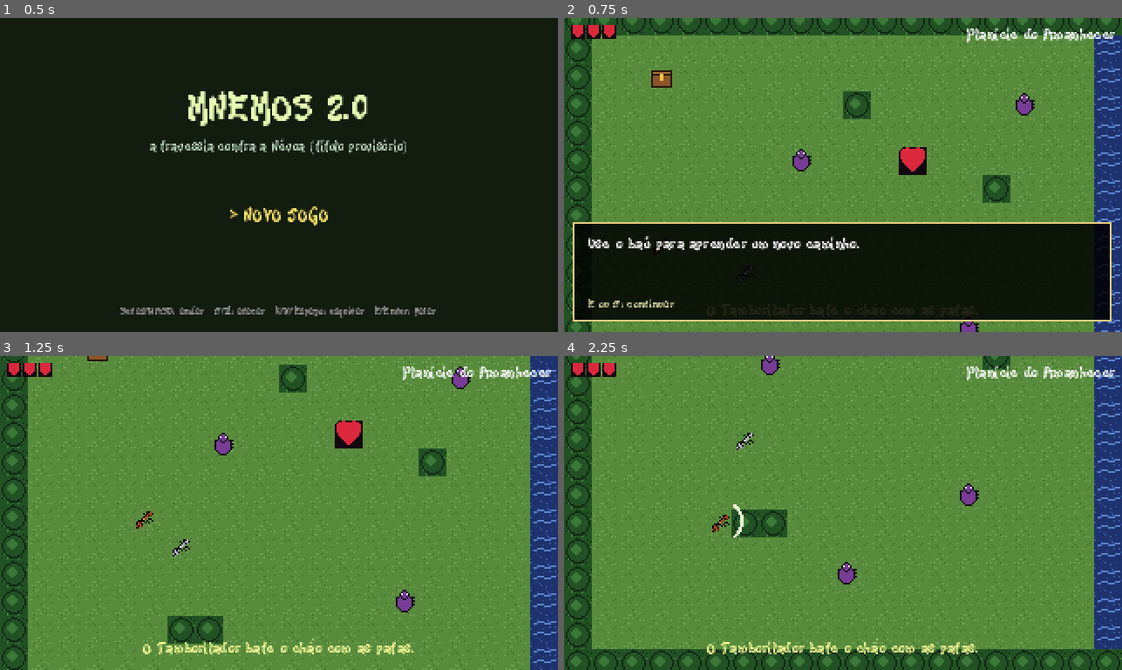
Above: before the commit, frames 1-4 (two rows, left to right).
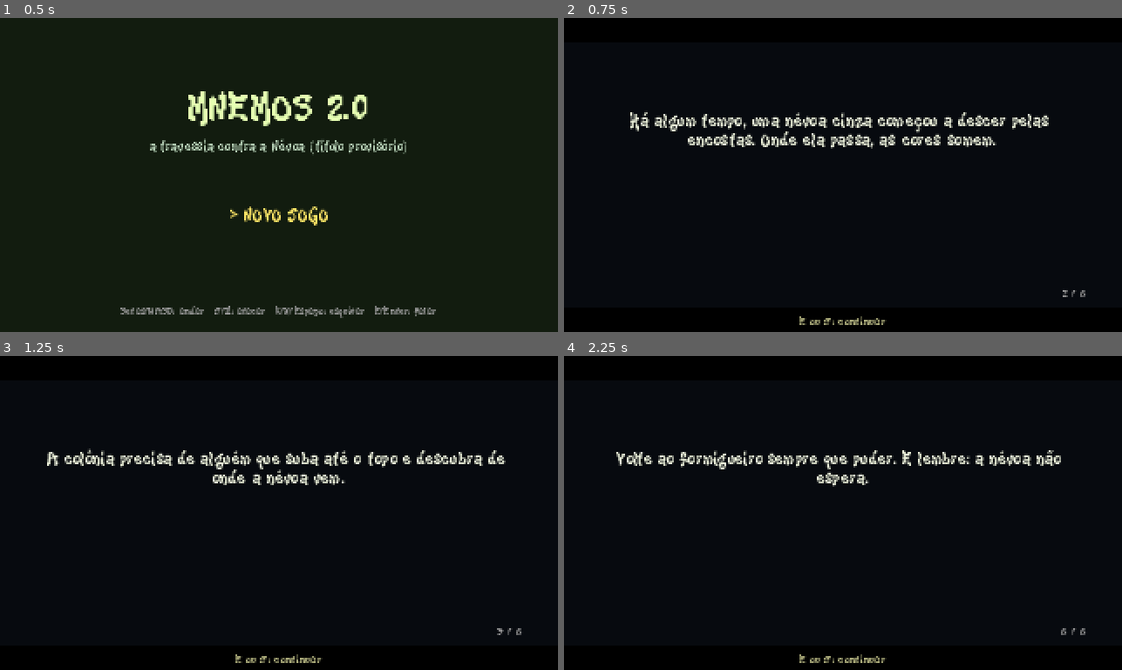
Above: after the commit, the same moments.

Repository: vicentexk/Mnemos-2.0
Game: Godot game, scene res://scenes/main.tscn
Two runs of this game, one before a commit and one after it. Both use one fixed random seed, a clock stepped at 60 frames per second and the inputs below.
Inputs:
- Up to frame 1 (0.5 s): no input
- Up to frame 2 (0.75 s): tap Enter at 0.5 s; hold D (move_right) from 0.53 s (still down); tap J (attack) at 0.6 s
- Up to frame 3 (1.25 s): keep holding D (move_right); tap Space at 0.77 s; tap E (talk) at 0.8 s
- Up to frame 4 (2.25 s): release D (move_right) at 1.28 s; hold S (move_down) 1.28-2.03 s; tap E (talk) at 1.35 s; tap Space at 1.52 s; tap J (attack) at 1.55, 2.1 s; hold D (move_right) from 2.03 s (still down)

Frame 1 is identical in both runs. In frame 2, 72% of the frame differs, in the area x 0-100%, y 0-100%; in frame 3, 99%; in frame 4, 100%.

Commit message:
Primeiro trecho: cutscene inicial, monólitos de save, volta ao último monólito e animação provisória
Co-authored-by: arena-agent <297053741+arena-agent@users.noreply.github.com>

Diff:
--- a/scripts/ally.gd
+++ b/scripts/ally.gd
@@ -14,6 +14,8 @@
 
 
 func _process(delta: float) -> void:
+	if sprite != null:
+		sprite.position.y = Game.bob_px(4.0)
 	if player == null:
 		return
 	var alvo := player.position + Vector2(-12.0, 4.0)
--- a/scripts/boss.gd
+++ b/scripts/boss.gd
@@ -40,6 +40,8 @@
 
 
 func _process(delta: float) -> void:
+	if sprite != null:
+		sprite.position.y = Game.bob_px(3.0)
 	if dead or player == null:
 		return
 	flash = max(0.0, flash - delta)
--- a/scripts/enemy.gd
+++ b/scripts/enemy.gd
@@ -31,6 +31,8 @@
 
 
 func _process(delta: float) -> void:
+	if sprite != null:
+		sprite.position.y = Game.bob_px(6.0)
 	if dead or player == null:
 		return
 	cool = max(0.0, cool - delta)
--- a/scripts/game.gd
+++ b/scripts/game.gd
@@ -9,6 +9,9 @@
 var items := {}        # nome do item -> true (ex.: "seda")
 var flags := {}        # chave -> true (baús, inimigos e chefes derrotados, etc.)
 var active_ally := ""  # id do ajudante ativo (só um por vez)
+# Último monólito tocado (ponto de retorno ao morrer). cp_zone = -1 é "nenhum ainda".
+var cp_zone := -1
+var cp_pos := Vector2.ZERO
 var dialog_open := false
 
 var _tex_cache := {}
@@ -56,6 +59,19 @@
 	items = {}
 	flags = {}
 	active_ally = ""
+	cp_zone = -1
+	cp_pos = Vector2.ZERO
+
+
+func set_checkpoint(zona: int, pos: Vector2) -> void:
+	cp_zone = zona
+	cp_pos = pos
+
+
+# Oscila entre 0 e -1 pixel inteiro (pixel art não aceita meio pixel).
+func bob_px(velocidade: float) -> float:
+	var t := Time.get_ticks_msec() / 1000.0
+	return -1.0 if int(t * velocidade) % 2 == 1 else 0.0
 
 
 func has_save() -> bool:
@@ -70,6 +86,9 @@
 		"items": items,
 		"flags": flags,
 		"active_ally": active_ally,
+		"cp_zone": cp_zone,
+		"cp_x": cp_pos.x,
+		"cp_y": cp_pos.y,
 	}
 	var f := FileAccess.open(SAVE_PATH, FileAccess.WRITE)
 	if f == null:
@@ -95,6 +114,8 @@
 	items = data.get("items", {})
 	flags = data.get("flags", {})
 	active_ally = str(data.get("active_ally", ""))
+	cp_zone = int(data.get("cp_zone", -1))
+	cp_pos = Vector2(float(data.get("cp_x", 0.0)), float(data.get("cp_y", 0.0)))
 	return true
 
 
--- a/scripts/hud.gd
+++ b/scripts/hud.gd
@@ -12,6 +12,8 @@
 var message := ""
 var message_time := 0.0
 var ending_lines: Array = []
+var cutscene_lines: Array = []
+var cutscene_index := 0
 var font: Font = null
 var tex_full: Texture2D = null
 var tex_empty: Texture2D = null
@@ -65,6 +67,8 @@
 		_draw_title()
 	elif mode == "ending":
 		_draw_ending()
+	elif mode == "cutscene":
+		_draw_cutscene()
 	else:
 		_draw_play()
 
@@ -96,6 +100,19 @@
 	draw_string(font, Vector2(0, 170), "Setas/WASD: andar   J/Z: atacar   K/X/Espaço: esquivar   E/Enter: falar", HORIZONTAL_ALIGNMENT_CENTER, 320, 6, Color(0.6, 0.6, 0.6))
 
 
+func _draw_cutscene() -> void:
+	draw_rect(Rect2(0, 0, 320, 180), Color(0.03, 0.04, 0.06))
+	# Faixas de "letterbox" de cinema.
+	draw_rect(Rect2(0, 0, 320, 14), Color(0, 0, 0))
+	draw_rect(Rect2(0, 166, 320, 14), Color(0, 0, 0))
+	if cutscene_index < cutscene_lines.size():
+		draw_multiline_string(font, Vector2(24, 62), str(cutscene_lines[cutscene_index]),
+			HORIZONTAL_ALIGNMENT_CENTER, 272, 10, -1, Color(0.92, 0.94, 0.85))
+	draw_string(font, Vector2(0, 160), "%d / %d" % [cutscene_index + 1, cutscene_lines.size()],
+		HORIZONTAL_ALIGNMENT_RIGHT, 300, 7, Color(0.6, 0.6, 0.6))
+	draw_string(font, Vector2(0, 176), "E ou J: continuar", HORIZONTAL_ALIGNMENT_CENTER, 320, 7, Color(0.7, 0.7, 0.5))
+
+
 func _draw_ending() -> void:
 	draw_rect(Rect2(0, 0, 320, 180), Color(0.02, 0.02, 0.05))
 	var y := 52
--- a/scripts/interactable.gd
+++ b/scripts/interactable.gd
@@ -3,7 +3,7 @@
 
 signal triggered(node)
 
-var kind := "chest"      # chest, heart, npc
+var kind := "chest"      # chest, heart, npc, save
 var key := ""
 var main: Node2D = null
 var player: Node2D = null
@@ -20,12 +20,22 @@
 	add_child(sprite)
 
 
+# Monólito: aceso quando é o último save.
+func set_active(ativo: bool) -> void:
+	if sprite != null:
+		var caminho := "res://assets/sprites/items/monolith_active.png" if ativo else "res://assets/sprites/items/monolith_dormant.png"
+		sprite.texture = Game.load_tex(caminho)
+
+
 func set_opened() -> void:
 	if sprite != null:
 		sprite.texture = Game.load_tex("res://assets/sprites/items/chest_open.png")
 
 
 func _process(_delta: float) -> void:
+	# Ajudante e NPC balançam mesmo parados (animação provisória até os quadros da arte).
+	if kind == "npc" and sprite != null:
+		sprite.position.y = Game.bob_px(3.0)
 	if player == null or Game.dialog_open:
 		return
 	var dist: float = position.distance_to(player.position)
--- a/scripts/main.gd
+++ b/scripts/main.gd
@@ -24,6 +24,18 @@
 var ending_timer := -1.0
 var title_index := 0
 var menu_actions: Array = []
+var pending_spawn := Vector2(-1, -1)   # posição de retorno (monólito) para o próximo _build_zone
+var cutscene_index := 0
+
+# Cutscene inicial do modo história (texto original, pt-BR).
+const CUTSCENE := [
+	"Muito acima do formigueiro, uma montanha guarda o topo do mundo.",
+	"Há algum tempo, uma névoa cinza começou a descer pelas encostas. Onde ela passa, as cores somem.",
+	"A colônia precisa de alguém que suba até o topo e descubra de onde a névoa vem.",
+	"Você é uma formiga operária. Não é a mais forte, mas é a que mais observa.",
+	"Pelo caminho, outras formigas vão se juntar a você, cada uma com um jeito próprio de atravessar o mundo.",
+	"Volte ao formigueiro sempre que puder. E lembre: a névoa não espera.",
+]
 
 
 func _ready() -> void:
@@ -59,6 +71,13 @@
 		return
 	if mode == "title":
 		_title_input()
+		return
+	if mode == "cutscene":
+		if Input.is_action_just_pressed("talk") or Input.is_action_just_pressed("attack"):
+			cutscene_index += 1
+			hud.cutscene_index = cutscene_index
+			if cutscene_index >= CUTSCENE.size():
+				_start_zone(0)
 		return
 	if mode == "ending":
 		if Input.is_action_just_pressed("talk") or Input.is_action_just_pressed("attack"):
@@ -107,9 +126,27 @@
 	if Input.is_action_just_pressed("attack") or Input.is_action_just_pressed("talk"):
 		if menu_actions[title_index] == "continuar":
 			Game.load_game()
+			# Continuar volta ao último monólito tocado (se houver).
+			if Game.cp_zone >= 0:
+				pending_spawn = Game.cp_pos
+				_start_zone(Game.cp_zone)
+			else:
+				_start_zone(Game.zone_index)
 		else:
 			Game.reset_new_game()
-		_start_zone(Game.zone_index)
+			_start_cutscene()
+
+
+func _start_cutscene() -> void:
+	mode = "cutscene"
+	hud.mode = "cutscene"
+	hud.cutscene_lines = CUTSCENE
+	hud.cutscene_index = 0
+	cutscene_index = 0
+	_clear_entities()
+	world.visible = false
+	player.visible = false
+	entities.visible = false
 
 
 func _show_ending() -> void:
@@ -133,6 +170,7 @@
 
 func _start_zone(i: int) -> void:
 	mode = "play"
+	hud.menu = []
 	hud.mode = "play"
 	zone = i
 	Game.zone_index = i
@@ -176,6 +214,8 @@
 	_clear_entities()
 	var d: Dictionary = Zones.DATA[zone]
 	world.tint = TINTS[zone % TINTS.size()]
+	var retorno := pending_spawn
+	pending_spawn = Vector2(-1, -1)
 	world.unlocked = {}
 	for k in Game.items.keys():
 		world.unlocked[k] = true
@@ -186,6 +226,8 @@
 	var ini: Vector2i = world.find_char("P")
 	if ini.x >= 0:
 		player.position = world.cell_center(ini)
+	if retorno.x >= 0.0:
+		player.position = retorno
 	player.can_move = true
 
 	camera.limit_left = 0
@@ -207,6 +249,8 @@
 				_spawn_heart(x, y, centro)
 			elif ch == "C":
 				_spawn_npc(centro)
+			elif ch == "S":
+				_spawn_save(centro)
 	_spawn_ally()
 
 
@@ -252,6 +296,18 @@
 	entities.add_child(it)
 	it.position = centro
 	it.setup("heart", k, self, player, "res://assets/sprites/items/heart_container.png")
+	it.triggered.connect(_on_interact)
+
+
+func _spawn_save(centro: Vector2) -> void:
+	var it = InteractableScript.new()
+	entities.add_child(it)
+	it.position = centro
+	it.setup("save", "save_%d" % zone, self, player, "res://assets/sprites/items/monolith_dormant.png")
+	# Aceso se for o último monólito salvo (o ponto de retorno fica logo abaixo dele).
+	var retorno := centro + Vector2(0, 14)
+	if Game.cp_zone == zone and Game.cp_pos.distance_to(retorno) < 1.0:
+		it.set_active(true)
 	it.triggered.connect(_on_interact)
 
 
@@ -302,6 +358,16 @@
 			"Ela segue você e ataca inimigos próximos."], Callable(self, "_after_recruit"))
 		node.remove_from_group("hurtable")
 		node.queue_free()
+	elif node.kind == "save":
+		var retorno: Vector2 = node.position + Vector2(0, 14)
+		Game.set_checkpoint(zone, retorno)
+		Game.hearts = Game.max_hearts
+		Game.save_game()
+		for c in entities.get_children():
+			if c.get("kind") == "save":
+				c.set_active(c == node)
+		hud.hearts = Game.hearts
+		show_message("Monólito ativado. Progresso salvo.")
 	elif node.kind == "heart":
 		Game.max_hearts += 1
 		Game.hearts = Game.max_hearts
@@ -330,9 +396,18 @@
 func on_player_hit() -> void:
 	hud.hearts = Game.hearts
 	if Game.hearts <= 0:
-		hud.show_message("A colônia recua... você volta ao início do degrau.", 3.0)
-		Game.hearts = Game.max_hearts
-		_start_zone(zone)
+		_game_over()
+
+
+# Game over estilo Zelda: volta ao último monólito tocado (ou ao início, se nenhum).
+func _game_over() -> void:
+	if Game.cp_zone >= 0:
+		pending_spawn = Game.cp_pos
+		_start_zone(Game.cp_zone)
+		show_message("A Névoa te alcançou. Você volta ao último monólito.")
+	else:
+		_start_zone(0)
+		show_message("A Névoa te alcançou. Você volta ao início.")
 
 
 func on_door_reached() -> void:
--- a/scripts/player.gd
+++ b/scripts/player.gd
@@ -26,6 +26,9 @@
 
 
 func _process(delta: float) -> void:
+	if sprite != null:
+		var andando := Input.get_vector("move_left", "move_right", "move_up", "move_down") != Vector2.ZERO
+		sprite.position.y = Game.bob_px(8.0 if andando else 3.0)
 	attack_timer = max(0.0, attack_timer - delta)
 	dodge_cool = max(0.0, dodge_cool - delta)
 	dodge_timer = max(0.0, dodge_timer - delta)
--- a/scripts/zones.gd
+++ b/scripts/zones.gd
@@ -27,7 +27,7 @@
 			"#.......e...V......GGG.................#",
 			"#..............#...GGG.....___________.#",
 			"#..................GGG.....___________.#",
-			"#..P...............GGG.....____M______N#",
+			"#..P....S..........GGG.....____M______N#",
 			"#.....C............GGG.....___________.#",
 			"#..................GGG.....___________.#",
 			"#.............e....GGG.................#",
--- a/tests/smoke_test.gd
+++ b/tests/smoke_test.gd
@@ -67,6 +67,22 @@
 	for _i in range(60):
 		principal._process(1.0 / 60.0)
 
+	# Monólito de save no degrau 1 e ponto de retorno que sobrevive ao save.
+	var txt1 := ""
+	for l in Zones.DATA[0]["map"]:
+		txt1 += str(l)
+	check(txt1.count("S") == 1, "degrau 1 tem um monólito de save")
+	Game.reset_new_game()
+	Game.set_checkpoint(2, Vector2(100, 50))
+	Game.save_game()
+	Game.cp_zone = -1
+	Game.load_game()
+	check(Game.cp_zone == 2 and Game.cp_pos == Vector2(100, 50), "checkpoint volta do save")
+
+	# Cutscene inicial: começa no modo cutscene, depois do título.
+	principal._start_cutscene()
+	check(principal.mode == "cutscene", "novo jogo abre a cutscene")
+
 	Game.reset_new_game()
 	print("")
 	if falhas == 0:
Binary file added: assets/sprites/items/monolith_active.png
Binary file added: assets/sprites/items/monolith_dormant.png
Not shown, changed: tools/build_maps.py
Not shown, changed: tools/make_sprites.py
